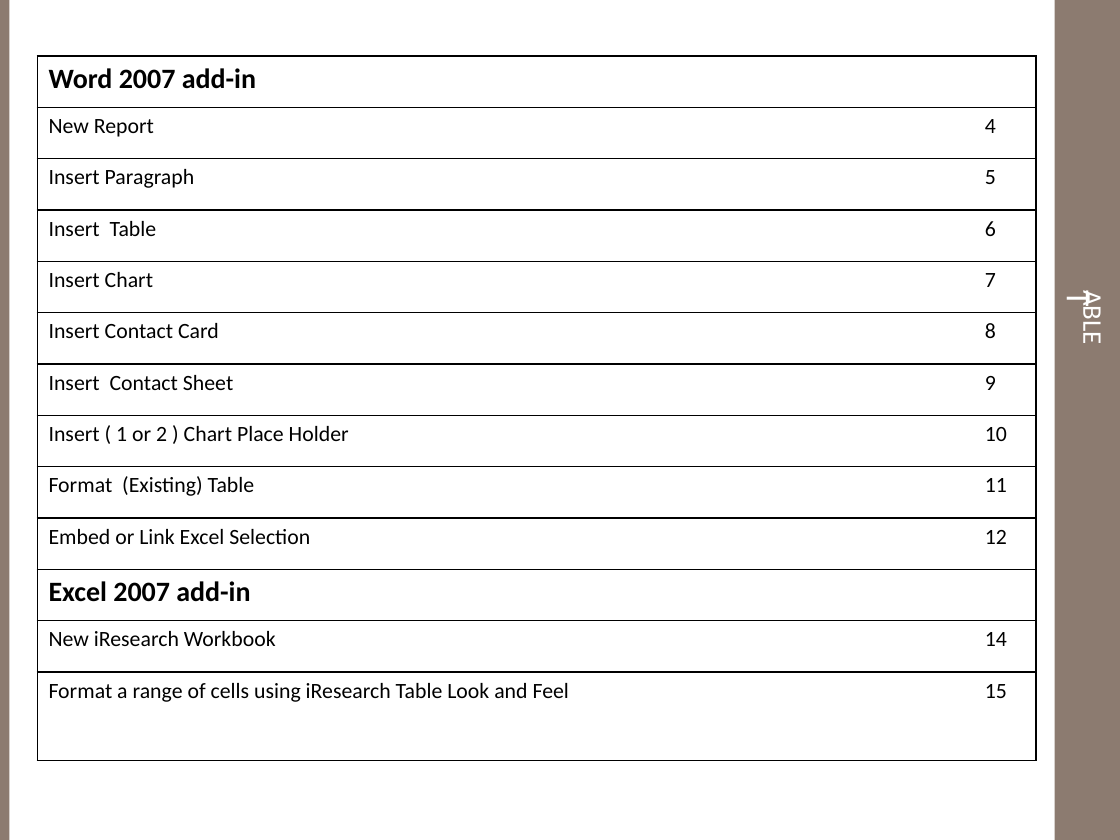
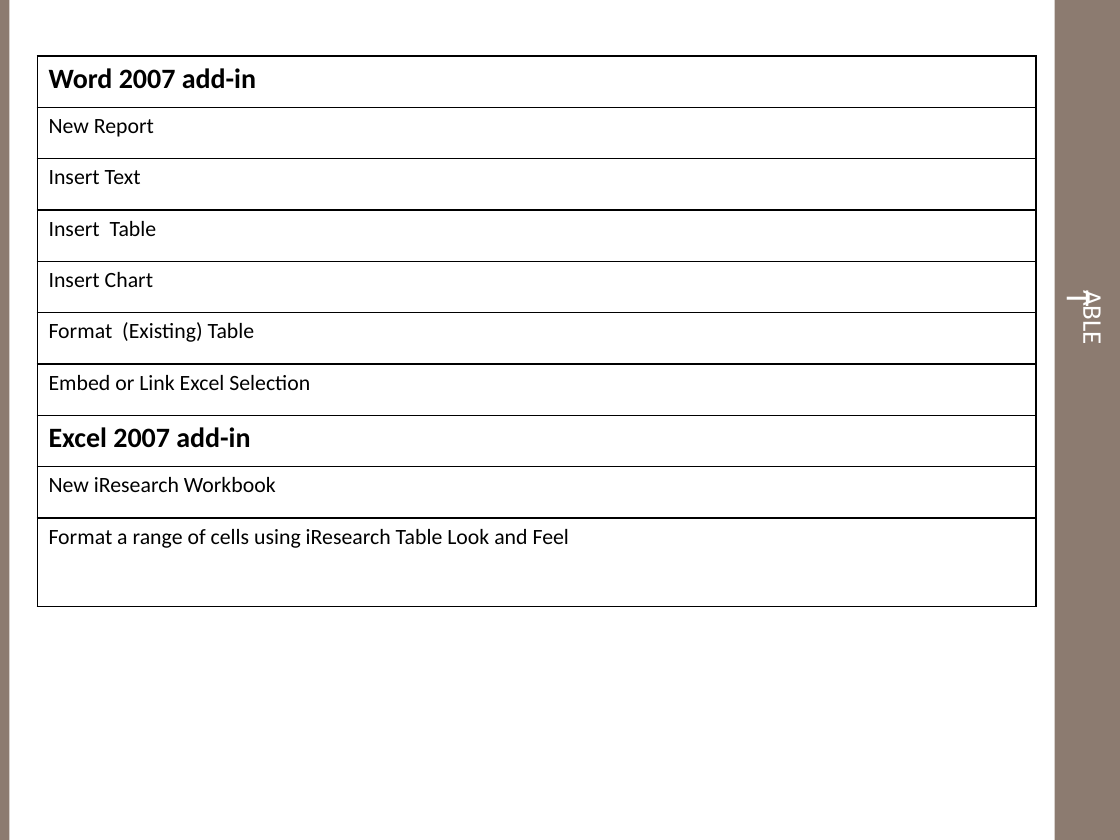
Before and after one commit to essamsalah/Invent_iR, a slide deck: slide 2 of Branches/2.0/doc/iResearch User Guide.pptx. Drawn at 1120x840 pixels with LibreOffice and Linux fonts; fonts in the diff are those of the drawing. Boxes give left, top, right and bottom in pixels: in the first picture for what was removed or moved away, otherwise in the second. Text is boxed around its words. In the diff, an @@ line names an element or a change of style, - is before the commit and + after.

Commit message:
final

```diff
--- a/Branches/2.0/doc/iResearch User Guide.pptx
+++ b/Branches/2.0/doc/iResearch User Guide.pptx
@@ table at (37, 56, 1036, 607) @@
-row 2: New Report | 4
-row 3: Insert Paragraph | 5
-row 4: Insert Table | 6
-row 5: Insert Chart | 7
-row 6: Insert Contact Card | 8
-row 7: Insert Contact Sheet | 9
-row 8: Insert ( 1 or 2 ) Chart Place Holder | 10
-row 9: Format (Existing) Table | 11
-row 10: Embed or Link Excel Selection | 12
+row 2: New Report | 
+row 3: Insert Text | 
+row 4: Insert Table | 
+row 5: Insert Chart | 
+row 6: Format (Existing) Table | 
+row 7: Embed or Link Excel Selection | 
-row 9, column 2: 14
+row 9, column 2: 
-row 10, column 2: 15
+row 10, column 2: 
```
Also in this commit, not shown: 3 other slides changed.
